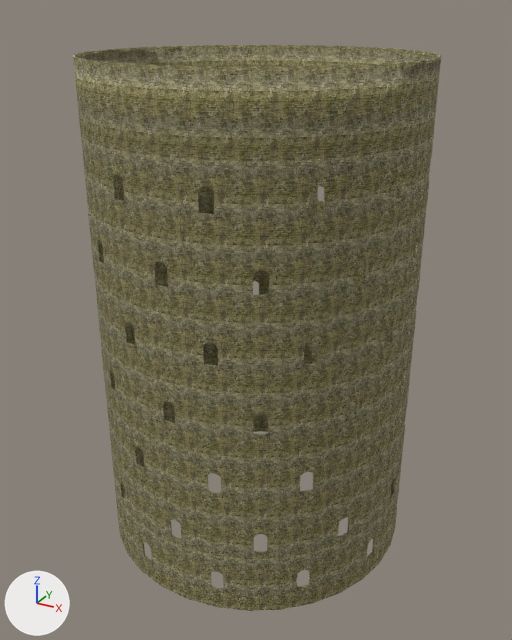
The glTF model 3D BaseFramework/Asset/Models/Stage/Wall/Wall.gltf: old version first, new version second.
One viewpoint serves both versions: a camera (50 mm lens) standing at (20.3, -37.0, 33.3) and looking at (0.2, -0.4, 15.0). Every picture has the same lights, and +X, +Y and +Z are marked at lower left. Where no turn or scale is listed for an object, it has been applied to the vertices. Vertices at the same position are counted once.

In view in the first picture: '円柱.001', '円柱.002', '円柱.003', '円柱.004', '円柱.005', '円柱.006', '円柱.007', '円柱.008'.
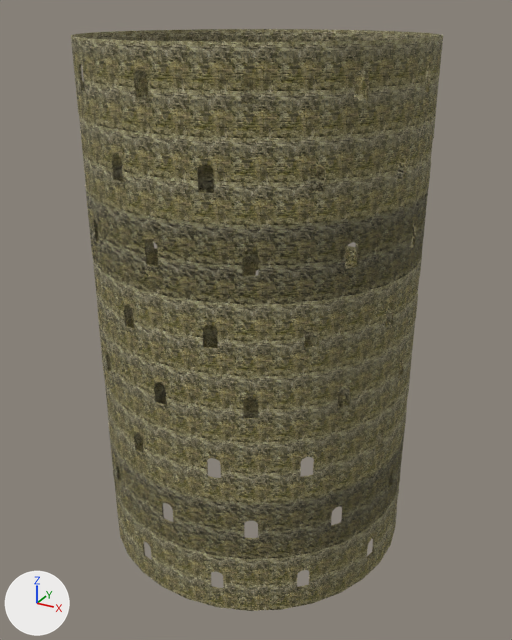
Where the newer file only moved an object's origin or applied its transform, the numbers keep the older frame.

What differs and where, as boxes [x1, y1, x2, y2] in the pictures (512 x 640 px; the box of a moved part takes in the faces that stretch with it):
'円柱.007', reshaped, moved, turned
    before: [73, 45, 441, 161]
    after: [85, 164, 428, 304]
'円柱.005', mesh turned
    before: [106, 341, 409, 517]
    after: [71, 29, 443, 138]
'円柱.006', mesh turned
    before: [87, 179, 427, 323]
    after: [79, 91, 436, 225]
'円柱.002', moved
    before: [81, 134, 434, 246]
    after: [105, 323, 410, 503]
'円柱.004', mesh turned
    before: [99, 270, 414, 458]
    after: [93, 238, 422, 376]
'円柱.003', mesh turned
    before: [94, 254, 420, 393]
    after: [98, 254, 415, 442]
'円柱.001', reshaped, moved, turned
    before: [110, 361, 403, 559]
    after: [108, 383, 404, 559]
part 1 of me_円柱_003, moved or reshaped (not visible before)
    after: [115, 399, 386, 559]
part 2 of me_円柱_003, surface changed (brown)
    after: [112, 395, 401, 559]
part 3 of me_円柱_003, recoloured
    both: [117, 456, 400, 546]

The change, as a diff of the scene's bpy script:
```diff
--- a/3D BaseFramework/Asset/Models/Stage/Wall/Wall.gltf.py
+++ b/3D BaseFramework/Asset/Models/Stage/Wall/Wall.gltf.py
@@ mat_マテリアル_017 @@
+mat_マテリアル_017 = bpy.data.materials.new('マテリアル.017')
+# uses the picture img_dif_wall_01
+# uses the picture img_nmap_wall_01
@@ mat_マテリアル_016 @@
+mat_マテリアル_016 = bpy.data.materials.new('マテリアル.016')
+# uses the picture img_dif_wall_01
+# uses the picture img_nmap_wall_01
@@ mat_マテリアル_015 @@
+mat_マテリアル_015 = bpy.data.materials.new('マテリアル.015')
+# uses the picture img_dif_wall_01
+# uses the picture img_nmap_wall_01
@@ mat_マテリアル_014 @@
+mat_マテリアル_014 = bpy.data.materials.new('マテリアル.014')
+# uses the picture img_dif_wall_01
+# uses the picture img_nmap_wall_01
@@ mat_マテリアル_013 @@
+mat_マテリアル_013 = bpy.data.materials.new('マテリアル.013')
+# uses the picture img_dif_wall_01
+# uses the picture img_nmap_wall_01
@@ mat_マテリアル_011 @@
+mat_マテリアル_011 = bpy.data.materials.new('マテリアル.011')
+# uses the picture img_dif_wall_01
+# uses the picture img_nmap_wall_01
@@ me_円柱_003 @@
 # used by ob_円柱_001; location = (0.0, 0.02, 4.75); rotation_euler = (0.0, 0.0, -0.524), in degrees (0, 0, -30); scale = (10.0, 10.0, 1.0)
-me_円柱_003.from_pydata(...)  # 656 vertices, 1360 faces; spans x -1.0..1.0, y -1.0..1.0, z -0.75..2.25
+me_円柱_003.from_pydata(...)  # 656 vertices, 1360 faces; spans x -1.0..1.0, y -0.99..1.01, z -2.3..1.7
+# me_円柱_003 part 1: 656 of 656 vertices moved; they spanned x -1.0..1.0, y -1.0..1.0, z -0.75..2.25 and now span x -1.0..1.0, y -0.99..1.01, z -2.3..1.7; mean shift (0.0, 0.0, -0.65); largest move (0.56, -0.83, -0.75) -> (0.71, -0.7, -2.3)
+# me_円柱_003 part 2: 96 kept faces spanning x -1.0..1.0, y -0.99..1.01, z -2.3..1.7 get new texture (UV) coordinates
+# me_円柱_003 part 3: 1243 faces spanning x -1.0..1.0, y -0.99..1.01, z -2.3..1.7 switch from mat_マテリアル_006 (picture img_dif_wall_01) to mat_マテリアル_011
@@ me_円柱_005 @@
 me_円柱_005.from_pydata(...)  # 656 vertices, 1360 faces; spans x -10.0..9.9, y -9.9..10.1, z -2.3..1.7
-me_円柱_005.materials.append(mat_マテリアル_002)  # picture img_dif_wall_01
+# me_円柱_005 part 4: the whole mesh is turned 12 degrees about the z axis through its middle, then moved by (0.0, 0.0, -3.0)
+me_円柱_005.materials.append(mat_マテリアル_013)
@@ me_円柱_006 @@
 me_円柱_006.from_pydata(...)  # 656 vertices, 1360 faces; spans x -10.0..10.0, y -9.9..10.0, z -1.8..2.2
-me_円柱_006.materials.append(mat_マテリアル_035)  # picture img_dif_wall_01
+# me_円柱_006 part 5: the whole mesh is turned 45 degrees about the z axis through its middle, then moved by (0.0, 0.0, 5.0)
+me_円柱_006.materials.append(mat_マテリアル_014)
@@ me_円柱_007 @@
 me_円柱_007.from_pydata(...)  # 656 vertices, 1360 faces; spans x -10.0..9.9, y -9.9..10.1, z -2.3..1.7
-me_円柱_007.materials.append(mat_マテリアル_036)  # picture img_dif_wall_01
+# me_円柱_007 part 6: the whole mesh is turned 12 degrees about the z axis through its middle, then moved by (0.0, 0.0, 21.0)
+me_円柱_007.materials.append(mat_マテリアル_015)
@@ me_円柱_008 @@
 me_円柱_008.from_pydata(...)  # 656 vertices, 1360 faces; spans x -10.0..10.0, y -9.9..10.0, z -1.8..2.2
-me_円柱_008.materials.append(mat_マテリアル_037)  # picture img_dif_wall_01
+# me_円柱_008 part 7: the whole mesh is turned 45 degrees about the z axis through its middle, then moved by (0.0, 0.0, 5.0)
+me_円柱_008.materials.append(mat_マテリアル_016)
@@ me_円柱_009 @@
 # used by ob_円柱_007; location = (-0.08, -0.02, 28.47); rotation_euler = (0.0, -3.142, -0.524), in degrees (0, -180, -30); scale = (10.0, 10.0, 1.0)
-me_円柱_009.from_pydata(...)  # 260 vertices, 520 faces; spans x -1.0..1.0, y -0.99..1.01, z -2.52..1.48
-me_円柱_009.materials.append(mat_マテリアル_038)  # picture img_dif_wall_01
+me_円柱_009.from_pydata(...)  # 656 vertices, 1360 faces; spans x -1.0..1.0, y -0.99..1.01, z -2.3..1.7
+# me_円柱_009 part 8: 260 vertices removed from x -1.0..1.0, y -0.99..1.01, z -2.52..1.48; 656 vertices added at x -1.0..1.0, y -0.99..1.01, z -2.3..1.7
+me_円柱_009.materials.append(mat_マテリアル_017)
@@ ob_円柱_001 @@
 ob_円柱_001 = bpy.data.objects.new('円柱.001', me_円柱_003)
-ob_円柱_001.location = (0.0, 0.02, 4.75)
-ob_円柱_001.rotation_euler = (0.0, 0.0, -0.524)  # degrees (0, 0, -30)
+ob_円柱_001.location = (0.05, -0.03, 6.3)
+ob_円柱_001.rotation_euler = (0.0, 0.0, 0.471)  # degrees (0, 0, 27)
 ob_円柱_001.scale = (10.0, 10.0, 1.0)
@@ ob_円柱_002 @@
 ob_円柱_002 = bpy.data.objects.new('円柱.002', me_円柱_002)
-ob_円柱_002.location = (0.05, -0.03, 25.29)
+ob_円柱_002.location = (0.05, -0.03, 10.3)
@@ ob_円柱_007 @@
 ob_円柱_007 = bpy.data.objects.new('円柱.007', me_円柱_009)
-ob_円柱_007.location = (-0.08, -0.02, 28.47)
-ob_円柱_007.rotation_euler = (0.0, -3.142, -0.524)  # degrees (0, -180, -30)
+ob_円柱_007.location = (0.05, -0.03, 22.3)
+ob_円柱_007.rotation_euler = (0.0, 0.0, 0.471)  # degrees (0, 0, 27)
 ob_円柱_007.scale = (10.0, 10.0, 1.0)
```
